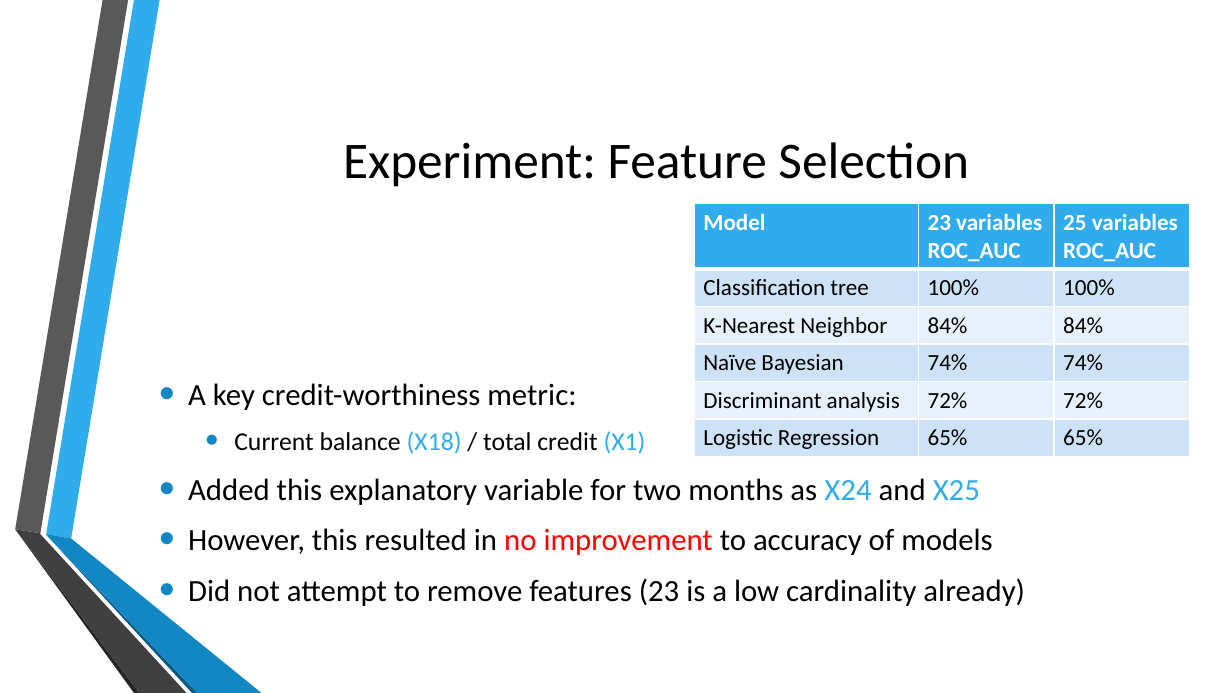
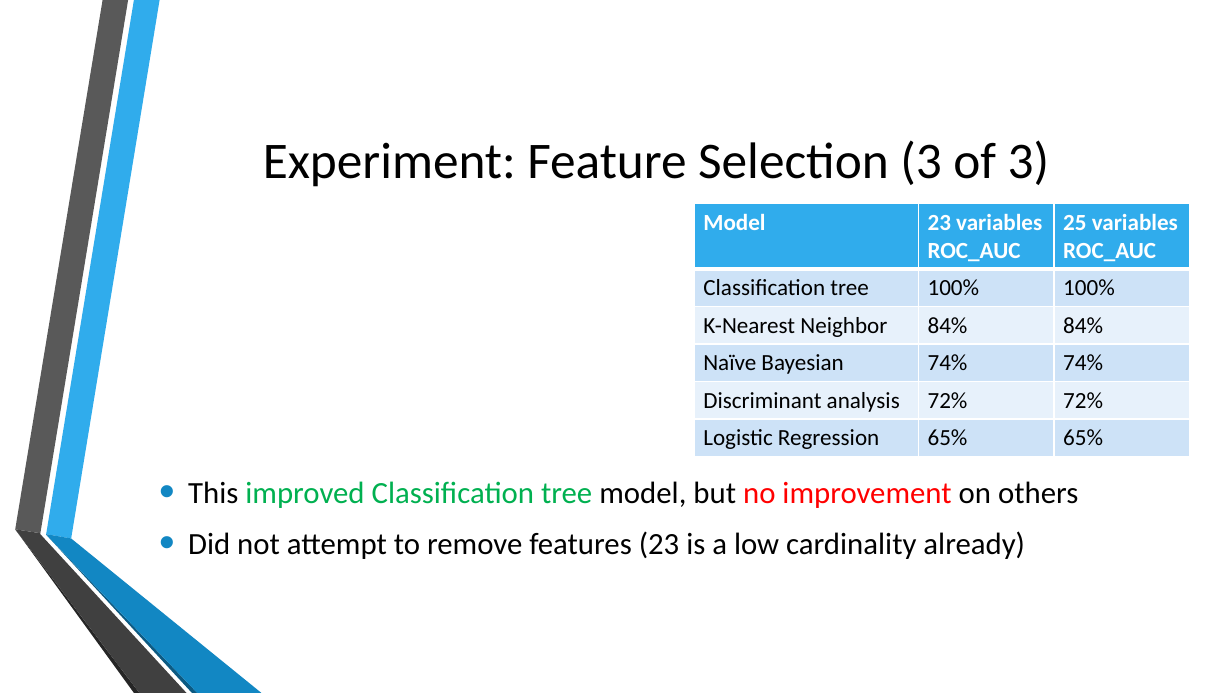
Before and after one commit to jb08/credit_card_default_ML, a slide deck: slide 10 of Predicting_Credit_Card_defaults.pptx (slide 8 before the commit). Drawn at 1232x693 pixels with LibreOffice and Linux fonts; fonts in the diff are those of the drawing; background and template pictures are left out. Boxes give left, top, right and bottom in pixels: in the first picture for what was removed or moved away, otherwise in the second. Text is boxed around its words. In the diff, an @@ line names an element or a change of style, - is before the commit and + after.

Commit message:
decision tree visualization and .ppt

```diff
--- a/Predicting_Credit_Card_defaults.pptx
+++ b/Predicting_Credit_Card_defaults.pptx
@@ title at (263,140,1050,187): text changed @@
-Experiment: Feature Selection
+Experiment: Feature Selection (3 of 3)
@@ text at (188,481,1078,508): text changed; text colour #000000 to #00B050 @@
-• A key credit-worthiness metric:
-  • Current balance (X18) / total credit (X1)
-• Added this explanatory variable for two months as X24 and X25
-• However, this resulted in no improvement to accuracy of models
+• This improved Classification tree model, but no improvement on others
```
Also in this commit, not shown: 1 other slide changed, 2 slides added, 5 other files.
